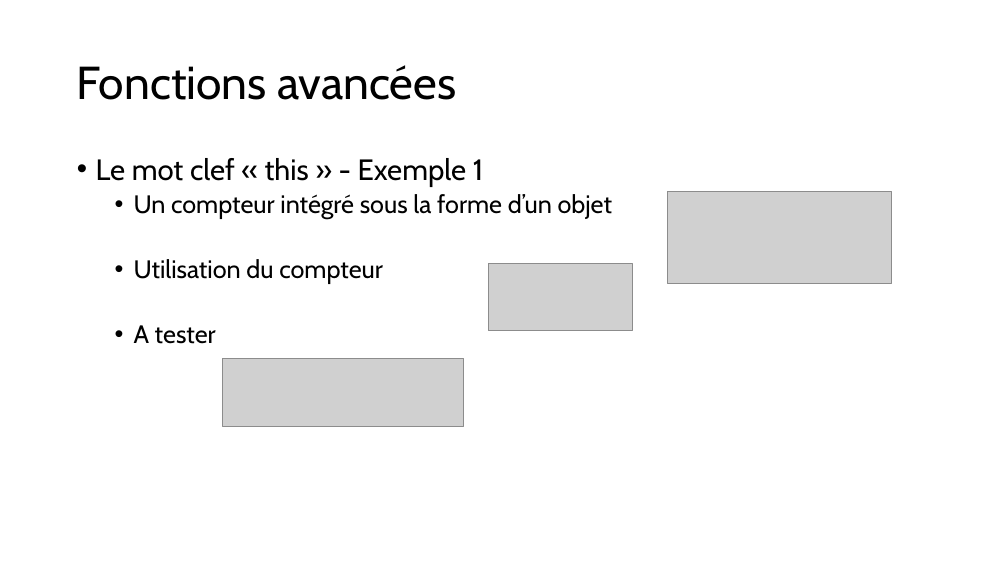
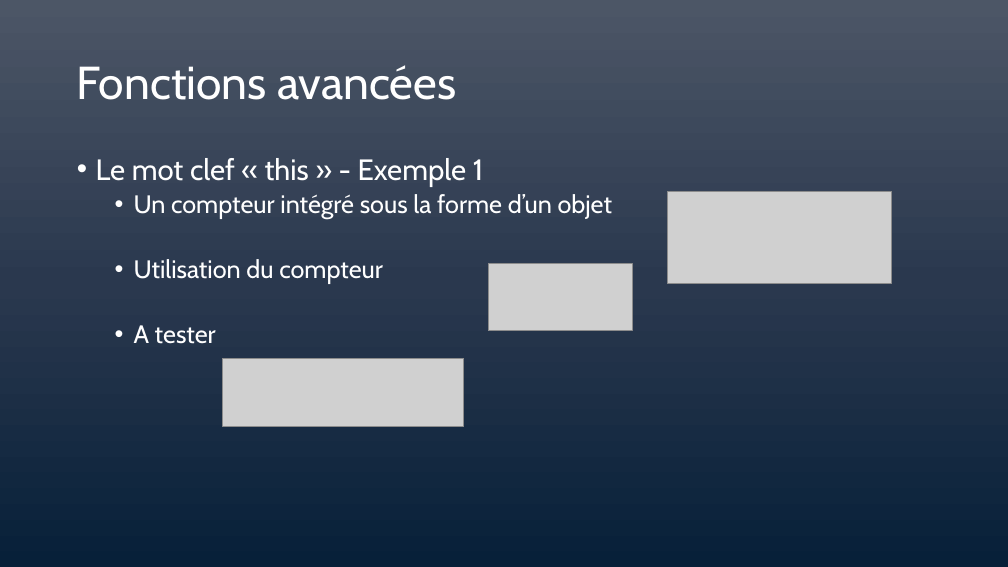
Before and after one commit to LJKhnor/chapitre-8, a slide deck: slide 15 of Chapitre 8.pptx. Drawn at 1008x567 pixels with LibreOffice and Linux fonts; fonts in the diff are those of the drawing; grey boxes stand for pictures. Boxes give left, top, right and bottom in pixels: in the first picture for what was removed or moved away, otherwise in the second. Text is boxed around its words. In the diff, an @@ line names an element or a change of style, - is before the commit and + after.

```diff
--- a/Chapitre 8.pptx
+++ b/Chapitre 8.pptx
@@ background #FFFFFF to gradient #4D5667 to #2B394F to #072139 @@
@@ title "Fonctions avancées" at [77,65,456,100]: text colour #000000 to #FFFFFF @@
@@ text "Le mot clef « this ..." at [96,158,613,344]: text colour #000000 to #FFFFFF @@
```
Also in this commit, not shown: 24 other slides changed, 2 slides added, 2 slides removed, 1 other file.
